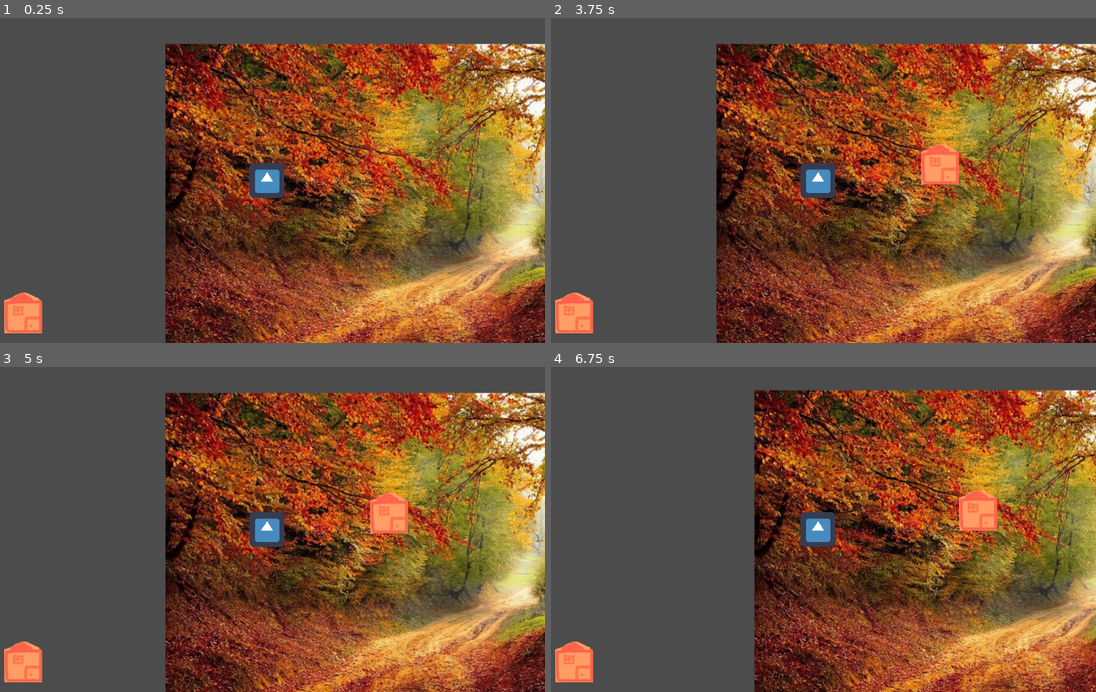
Above: before the commit, frames 1-4 (two rows, left to right).
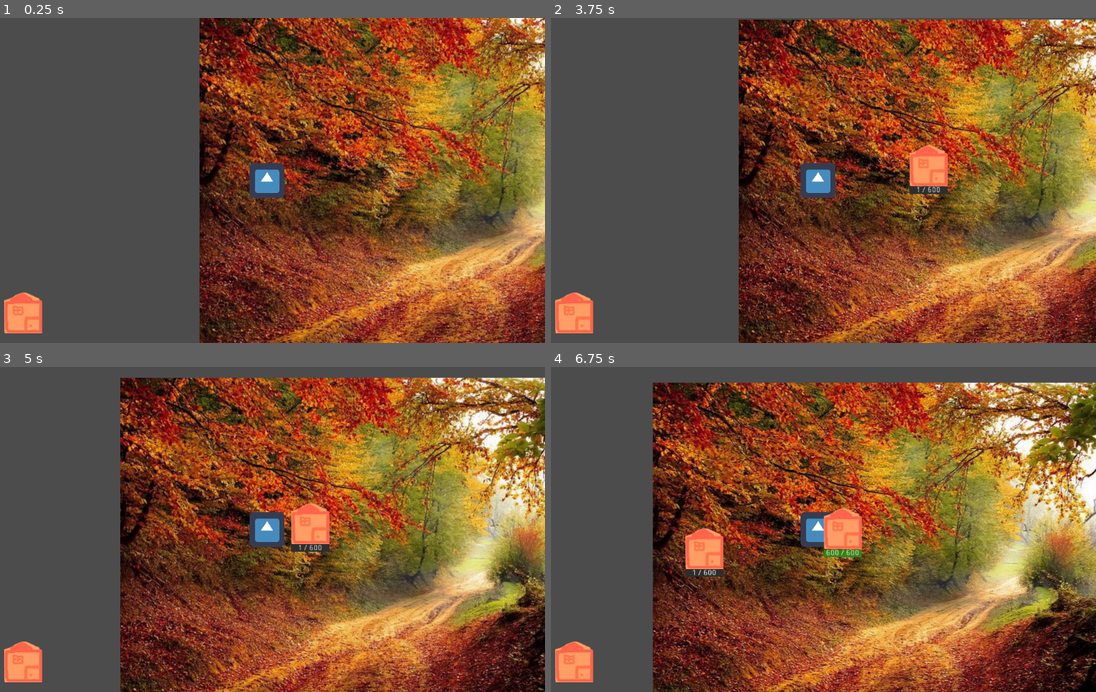
Above: after the commit, the same moments.

Repository: Xinginn/proficio
Game: Godot game, scene res://scenes/Playground/Playground.tscn
The game is run twice, just before and just after one commit, with the same random seed, the same clock (stepped at 60 frames per second) and the same inputs. The engine's default icon, where the game draws it, is replaced by a stand-in: a white triangle on a blue panel in a dark square.
Inputs (mouse positions are in pixels of both pictures, inside the frame that each line leads up to):
- Up to frame 1 (0.25 s): no input
- Up to frame 2 (3.75 s): click (572, 313) at 0.5 s; click (572, 313) at 1.25 s; click (572, 313) at 2 s; tap Enter at 2.75 s; move the mouse to (937, 164) at 2.77 s; click (937, 164) at 2.92 s; click (937, 164) at 3.52 s
- Up to frame 3 (5 s): click (386, 513) at 4.27 s
- Up to frame 4 (6.75 s): click (937, 513) at 5.02 s; tap Space at 5.75 s; move the mouse to (709, 545) at 5.77 s; click (709, 545) at 5.92 s; move the mouse to (872, 458) at 6.52 s; click (872, 458) at 6.67 s

The runs differ from the first frame. In frame 1, 58% of the frame differs, in the area x 30-100%, y 0-100%; in frame 2, 57%; in frame 3, 65%; in frame 4, 71%, in the area x 18-100%, y 4-100%.

Commit message:
construction de building
+hp de building à 1 de base
+barre d'affichage des hp / max de building (manque dynamisation de la position / largeur de la barre selon le sprite)
+arret de l'Actor au contact d'un building
+ajout de hp si l'Actor est owner
+arret d'ajout au départ de l'owner
+base de fonction d'affichage de fenetre de building a l'arrivée si hp plein/fin de construction, et cachage si départ

Diff:
--- a/classes/Equipable/Equipable.gd
+++ /dev/null
@@ -1,10 +0,0 @@
-extends Node
-
-class_name Equipable
-
-var atk
-var def
-var move_speed
-
-var slots = []
-var description_text =  "description par defaut"
--- a/classes/building_data.gd
+++ b/classes/data_holders/building_data.gd
@@ -3,16 +3,15 @@
 class_name BuildingData
 
 var label
-var max_hp
+var max_health
 var stamina
 var resources
 var duration
 var crafts
 
-func _init(_label, _max_hp, _stamina, _resources, _duration = 1.0, _crafts = []):
+func _init(_label, _max_health, _stamina, _resources, _crafts = []):
   label = _label
-  max_hp = _max_hp
+  max_health = _max_health
   stamina = _stamina
   resources = _resources
-  duration = _duration
   crafts = _crafts
--- a/classes/equipable/armors/leather_jacket.gd
+++ b/classes/item/equipable/armors/leather_jacket.gd
@@ -3,6 +3,10 @@
 class_name LeatherJacket
 
 func _init(crafter = null):
+  #valeurs immuables (nom, poids)
+  label = "Veste de cuir"
+  _name = "leather_jacket"
+  weight = 4.0
   # calcul des valeur selon niveau de crafteur
   var base_def = 6
   var base_move_speed = 12
@@ -16,5 +20,3 @@
 
   def = WearAttribute.new(base_def + bonus_def, "light_armor", 0.1)
   move_speed = WearAttribute.new(base_move_speed + bonus_move_speed, "light_armor", 0.05)
-
-  print("créé! def: %s, move_speed:%s" % [def.base_value, move_speed.base_value])
--- /dev/null
+++ b/classes/item/equipable/equipable.gd
@@ -0,0 +1,11 @@
+extends Item
+
+class_name Equipable
+
+var atk: WearAttribute
+var def: WearAttribute
+var move_speed: WearAttribute
+var construction: WearAttribute
+
+var slots: Array = []
+var description_text: String =  "description par defaut"
--- a/classes/equipable/wear_attribute.gd
+++ b/classes/item/equipable/wear_attribute.gd
@@ -2,11 +2,11 @@
 
 class_name WearAttribute
 
-var base_value
+var value
 var attribute_name
 var ratio
 
 func _init(_value, _name, _ratio):
-  base_value = _value
+  value = _value
   attribute_name = _name
   ratio = _ratio
--- /dev/null
+++ b/classes/item/item.gd
@@ -0,0 +1,8 @@
+extends Node
+
+class_name Item
+
+# _name pour la logique interne, label pour l'affichage UI
+var _name: String
+var label: String
+var weight: float
--- a/entities/Actor/Actor.gd
+++ b/entities/Actor/Actor.gd
@@ -1,24 +1,37 @@
 extends KinematicBody2D
+
+class_name Actor
 
 var move_speed: float = 100.0
 var target_position = null
 var velocity = null
 
+# stats
 var def = 1
 var def_xp = 0
+# skills
+var leatherwork = 10
+var leatherwork_xp = 0
+# masteries
+var construction = 20
+var construction_xp = 0
 var light_armor = 20
 var light_armor_xp = 0
-var leatherwork = 10
-var leatherwork_xp = 0
 
-# TODO peut être une classe définie
 var gear = {
-  "body": null
+  "main_hand": null,
+  "secondary_hand": null,
+  "body": null,
+  "head": null,
+  "feet": null,
+  "ring": null
  }
 
 func move_to(coords: Vector2) -> void:
-  print("received move to: ", coords)
   target_position = coords
+
+func stop_moving() -> void:
+  target_position = null
 
 func _physics_process(delta):
   if target_position != null:
@@ -33,19 +46,25 @@
 # puis augmente d'une fraction les compétences des équipements qui ameillorent aussi cette stat
 # ex: gain d'xp de def -> porte une armure légere qui augmente la def -> gain d'xp d'armure legere
 func gain_xp(attr, xp_value):
-  print(attr)
+#  print("xp gain for " + attr)
   # gain de base
   var new_xp = get(attr + "_xp") + xp_value
   set(attr + "_xp", new_xp)
-  print("new_xp de " + attr + ": " + str(get(attr + "_xp")))
-  # gain bonus selon equipement
-  # TODO temporaire, il faudrait boucler sur tous les equipements
-  var armor = gear['body']
-  # on récupère la stat utilisée par l'equipement
-  var wear_attr = armor.get(attr)
-  # on calcule le gain d'xp
-  var xp_gain = xp_value * wear_attr.ratio
-  var total_xp = get(wear_attr.attribute_name + "_xp") + xp_gain
-  # on applique le gain d'xp
-  set(wear_attr.attribute_name + "_xp", total_xp)
-  print("new_xp de " + wear_attr.attribute_name + ": " + str(get(wear_attr.attribute_name + "_xp")))
+#  print("new_xp de " + attr + ": " + str(get(attr + "_xp")))
+  # gain bonus selon equipement boostant la stat
+  for item in gear.values():
+    if item == null:
+      continue
+    # on récupère la stat utilisée par l'equipement
+    var attribute = item.get(attr)
+    if attribute == null:
+      continue
+    if attribute.value == 0:
+      continue
+    # on calcule le gain d'xp
+#    print("trouvé %s boostant la %s" % [item.label, attr])
+    var xp_gain = xp_value * attribute.ratio
+    var total_xp = get(attribute.attribute_name + "_xp") + xp_gain
+    # on applique le gain d'xp
+    set(attribute.attribute_name + "_xp", total_xp)
+#    print("new_xp de " + attribute.attribute_name + ": " + str(get(attribute.attribute_name + "_xp")))
--- a/entities/Actor/Actor.tscn
+++ b/entities/Actor/Actor.tscn
@@ -1,16 +1,16 @@
-[gd_scene load_steps=3 format=2]
+[gd_scene load_steps=4 format=2]
 
 [ext_resource path="res://icon.png" type="Texture" id=1]
 [ext_resource path="res://entities/actor/actor.gd" type="Script" id=2]
 
+[sub_resource type="RectangleShape2D" id=1]
+extents = Vector2( 31.7171, 31.7438 )
 
-
-
-
-
-
-[node name="Citizen" type="KinematicBody2D"]
+[node name="Actor" type="KinematicBody2D"]
 script = ExtResource( 2 )
 
 [node name="Sprite" type="Sprite" parent="."]
 texture = ExtResource( 1 )
+
+[node name="CollisionShape2D" type="CollisionShape2D" parent="."]
+shape = SubResource( 1 )
--- a/entities/Building/Building.gd
+++ b/entities/Building/Building.gd
@@ -1,12 +1,59 @@
-extends TextureRect
+extends Sprite
 
-var health = 500
-var max_health = 500
+class_name Building
+
+onready var health_bar = $HealthBar
+onready var health_bar_label = $HealthBar/Label
+
+var health setget _set_health
+var max_health
 var building_owner = null
 var building_data: BuildingData = null
+var is_building: bool = false
 
-func init(_owner, data, position) -> void:
+signal building_destroyed(building)
+signal building_constructed(building)
+
+func _set_health(value):
+  health = int(clamp(value, 0, max_health))
+  health_bar.value = health
+  health_bar_label.text = "%d / %d" % [health, max_health]
+  if health == 0:
+    emit_signal('building_destroyed', self)
+    queue_free()
+
+func init(_owner, data, pos) -> void:
   building_owner = _owner
   building_data = data
-  rect_global_position = position
-  print(data.crafts)
+  global_position = pos
+  max_health = building_data.max_health + 5 * _owner.construction
+  health_bar.max_value = max_health
+  self.health = 1
+  # TODO set position et largeur health_bar
+
+func display_buidling_window(_visible: bool):
+  print("should toggle building display ", _visible)
+
+func _on_body_entered(body):
+  if body is Actor:
+    body.stop_moving()
+    if body == building_owner:
+      if health < max_health:
+        is_building = true
+      elif body == GameManager.player_actor:
+        display_buidling_window(true)
+
+func _on_body_exited(body):
+  if body == building_owner:
+    is_building = false
+    display_buidling_window(false)
+
+func _process(delta):
+  if is_building:
+    var health_gain = 50 * building_owner.construction * delta
+    self.health += health_gain
+    building_owner.gain_xp("construction", 50 * delta)
+    if health >= max_health:
+      emit_signal('building_constructed', self)
+      is_building = false
+      display_buidling_window(true)
--- a/entities/Building/Building.tscn
+++ b/entities/Building/Building.tscn
@@ -1,24 +1,50 @@
-[gd_scene load_steps=3 format=2]
+[gd_scene load_steps=6 format=2]
 
 [ext_resource path="res://entities/building/building.gd" type="Script" id=1]
 [ext_resource path="res://assets/building_01.png" type="Texture" id=2]
 
-[node name="Building" type="TextureRect"]
-margin_left = -35.0
-margin_top = -37.5
-margin_right = 35.0
-margin_bottom = 37.5
-grow_horizontal = 2
-grow_vertical = 2
+[sub_resource type="StyleBoxFlat" id=1]
+bg_color = Color( 0.203922, 0.517647, 0.0862745, 1 )
+
+[sub_resource type="StyleBoxFlat" id=2]
+bg_color = Color( 0.184314, 0.184314, 0.184314, 1 )
+
+[sub_resource type="RectangleShape2D" id=3]
+extents = Vector2( 20.5116, 17.7397 )
+
+[node name="Building" type="Sprite"]
 texture = ExtResource( 2 )
 script = ExtResource( 1 )
+
+[node name="HealthBar" type="ProgressBar" parent="."]
+margin_left = -35.0
+margin_top = 38.0
+margin_right = 35.0
+margin_bottom = 52.0
+mouse_filter = 2
+custom_styles/fg = SubResource( 1 )
+custom_styles/bg = SubResource( 2 )
+step = 1.0
+value = 40.0
+percent_visible = false
 __meta__ = {
 "_edit_use_anchors_": false
 }
 
-[node name="Button" type="TextureButton" parent="."]
+[node name="Label" type="Label" parent="HealthBar"]
 anchor_right = 1.0
 anchor_bottom = 1.0
+rect_min_size = Vector2( 0, 14 )
+text = "40 / 100"
+align = 1
+valign = 1
 __meta__ = {
 "_edit_use_anchors_": false
 }
+
+[node name="Area2D" type="Area2D" parent="."]
+
+[node name="CollisionShape2D" type="CollisionShape2D" parent="Area2D"]
+shape = SubResource( 3 )
+[connection signal="body_entered" from="Area2D" to="." method="_on_body_entered"]
+[connection signal="body_exited" from="Area2D" to="." method="_on_body_exited"]
--- a/globals/data.gd
+++ b/globals/data.gd
@@ -6,4 +6,4 @@
 func _ready():
   items.append(ItemData.new("leather_jacket", 4, {"leather": 2}))
 
-  buildings.append(BuildingData.new("test", 500, 4, {"wood": 4}, 1.0, ["leather_jacket"]))
+  buildings.append(BuildingData.new("test", 500, 4, {"wood": 4}, ["leather_jacket"]))
--- /dev/null
+++ b/globals/game_manager.gd
@@ -0,0 +1,51 @@
+extends Control
+
+onready var HUD = $HUD
+
+onready var animation_player = $AnimationPlayer
+onready var black_panel = $CanvasLayer/BlackPanel
+
+var rng: RandomNumberGenerator = RandomNumberGenerator.new()
+var save_number: int = 1
+var player_actor = null
+
+signal to_black_finished
+signal from_black_finished
+
+# funcs de transitions
+func to_black(_speed: float = 1.0):
+  animation_player.play('to_black', -1, _speed)
+
+func from_black(_speed: float = 1.0):
+  animation_player.play('from_black', -1, _speed)
+
+# funcs de hide et show HUD
+func hide_HUD() -> void:
+  HUD.hide()
+
+func show_HUD() -> void:
+#  stamina_bar.value = Player.stamina
+#  health_bar.value = Player.health
+#  food_bar.value = Player.food
+  HUD.show()
+
+func change_scene(scene_path: String):
+  to_black()
+  yield(self, 'to_black_finished')
+  get_tree().change_scene(scene_path)
+  from_black()
+
+
+
+func _on_animation_finished(anim_name):
+  emit_signal(anim_name + '_finished')
+
+func _ready():
+#  Player.connect('stamina_changed', self, "_on_stamina_changed")
+#  Player.connect('food_changed', self, "_on_food_changed")
+#  Player.connect('health_changed', self, "_on_health_changed")
+#  Player.connect('max_health_changed', self, "_max_on_health_changed")
+#  Player.connect('money_changed', self, "_on_money_changed")
+#  Player.connect('age_changed', self, "_on_age_changed")
+#  Player.connect('life_span_changed', self, "_on_life_span_changed")
+  rng.randomize()
--- /dev/null
+++ b/globals/game_manager.tscn
@@ -0,0 +1,148 @@
+[gd_scene load_steps=10 format=2]
+
+[ext_resource path="res://globals/game_manager.gd" type="Script" id=2]
+
+[sub_resource type="Animation" id=1]
+resource_name = "from_black"
+tracks/0/type = "value"
+tracks/0/path = NodePath("CanvasLayer/BlackPanel:modulate")
+tracks/0/interp = 1
+tracks/0/loop_wrap = true
+tracks/0/imported = false
+tracks/0/enabled = true
+tracks/0/keys = {
+"times": PoolRealArray( 0, 1 ),
+"transitions": PoolRealArray( 1, 1 ),
+"update": 0,
+"values": [ Color( 1, 1, 1, 1 ), Color( 1, 1, 1, 0 ) ]
+}
+
+[sub_resource type="Animation" id=2]
+tracks/0/type = "value"
+tracks/0/path = NodePath("CanvasLayer/BlackPanel:modulate")
+tracks/0/interp = 1
+tracks/0/loop_wrap = true
+tracks/0/imported = false
+tracks/0/enabled = true
+tracks/0/keys = {
+"times": PoolRealArray( 0, 1 ),
+"transitions": PoolRealArray( 1, 1 ),
+"update": 0,
+"values": [ Color( 1, 1, 1, 0 ), Color( 1, 1, 1, 1 ) ]
+}
+
+[sub_resource type="StyleBoxFlat" id=3]
+bg_color = Color( 0, 0, 0, 1 )
+
+[sub_resource type="StyleBoxFlat" id=4]
+bg_color = Color( 0.854902, 0.784314, 0.188235, 1 )
+
+[sub_resource type="StyleBoxFlat" id=5]
+
+[sub_resource type="StyleBoxFlat" id=6]
+bg_color = Color( 0.788235, 0.2, 0.152941, 1 )
+
+[sub_resource type="StyleBoxFlat" id=7]
+bg_color = Color( 0.215686, 0.596078, 0.109804, 1 )
+
+[sub_resource type="StyleBoxFlat" id=8]
+
+[node name="GameManager" type="Control"]
+anchor_right = 1.0
+anchor_bottom = 1.0
+mouse_filter = 2
+script = ExtResource( 2 )
+__meta__ = {
+"_edit_use_anchors_": false
+}
+
+[node name="AnimationPlayer" type="AnimationPlayer" parent="."]
+anims/from_black = SubResource( 1 )
+anims/to_black = SubResource( 2 )
+
+[node name="CanvasLayer" type="CanvasLayer" parent="."]
+layer = 10
+
+[node name="BlackPanel" type="Panel" parent="CanvasLayer"]
+modulate = Color( 1, 1, 1, 0 )
+anchor_right = 1.0
+anchor_bottom = 1.0
+mouse_filter = 2
+custom_styles/panel = SubResource( 3 )
+__meta__ = {
+"_edit_use_anchors_": false
+}
+
+[node name="HUD" type="Control" parent="."]
+visible = false
+
+[node name="Icons" type="HBoxContainer" parent="HUD"]
+visible = false
+anchor_right = 1.0
+margin_right = 1028.0
+margin_bottom = 80.0
+mouse_filter = 2
+__meta__ = {
+"_edit_use_anchors_": false
+}
+
+[node name="StaminaIcon" type="TextureRect" parent="HUD/Icons"]
+margin_top = 40.0
+margin_bottom = 40.0
+size_flags_vertical = 4
+
+[node name="StaminaBar" type="ProgressBar" parent="HUD/Icons"]
+margin_left = 4.0
+margin_top = 28.0
+margin_right = 244.0
+margin_bottom = 52.0
+rect_min_size = Vector2( 240, 24 )
+size_flags_vertical = 4
+custom_styles/fg = SubResource( 4 )
+custom_styles/bg = SubResource( 5 )
+step = 1.0
+value = 40.0
+percent_visible = false
+
+[node name="FoodIcon" type="TextureRect" parent="HUD/Icons"]
+margin_left = 248.0
+margin_top = 8.0
+margin_right = 312.0
+margin_bottom = 72.0
+rect_min_size = Vector2( 64, 64 )
+size_flags_vertical = 4
+stretch_mode = 1
+
+[node name="FoodBar" type="ProgressBar" parent="HUD/Icons"]
+margin_left = 316.0
+margin_top = 28.0
+margin_right = 556.0
+margin_bottom = 52.0
+rect_min_size = Vector2( 240, 24 )
+size_flags_vertical = 4
+custom_styles/fg = SubResource( 6 )
+custom_styles/bg = SubResource( 5 )
+step = 1.0
+value = 40.0
+percent_visible = false
+
+[node name="HealthIcon" type="TextureRect" parent="HUD/Icons"]
+margin_left = 560.0
+margin_top = 40.0
+margin_right = 560.0
+margin_bottom = 40.0
+size_flags_vertical = 4
+
+[node name="HealthBar" type="ProgressBar" parent="HUD/Icons"]
+margin_left = 564.0
+margin_top = 28.0
+margin_right = 804.0
+margin_bottom = 52.0
+rect_min_size = Vector2( 240, 24 )
+size_flags_vertical = 4
+custom_styles/fg = SubResource( 7 )
+custom_styles/bg = SubResource( 8 )
+step = 1.0
+value = 40.0
+percent_visible = false
+[connection signal="animation_finished" from="AnimationPlayer" to="." method="_on_animation_finished"]
--- a/project.godot
+++ b/project.godot
@@ -9,34 +9,52 @@
 config_version=4
 
 _global_script_classes=[ {
+"base": "KinematicBody2D",
+"class": "Actor",
+"language": "GDScript",
+"path": "res://entities/actor/actor.gd"
+}, {
+"base": "Sprite",
+"class": "Building",
+"language": "GDScript",
+"path": "res://entities/building/building.gd"
+}, {
 "base": "Node",
 "class": "BuildingData",
 "language": "GDScript",
-"path": "res://classes/building_data.gd"
+"path": "res://classes/data_holders/building_data.gd"
+}, {
+"base": "Item",
+"class": "Equipable",
+"language": "GDScript",
+"path": "res://classes/item/equipable/equipable.gd"
 }, {
 "base": "Node",
-"class": "Equipable",
+"class": "Item",
 "language": "GDScript",
-"path": "res://classes/equipable/equipable.gd"
+"path": "res://classes/item/item.gd"
 }, {
 "base": "Node",
 "class": "ItemData",
 "language": "GDScript",
-"path": "res://classes/item_data.gd"
+"path": "res://classes/data_holders/craft_data.gd"
 }, {
 "base": "Equipable",
 "class": "LeatherJacket",
 "language": "GDScript",
-"path": "res://classes/equipable/armors/leather_jacket.gd"
+"path": "res://classes/item/equipable/armors/leather_jacket.gd"
 }, {
 "base": "Node",
 "class": "WearAttribute",
 "language": "GDScript",
-"path": "res://classes/equipable/wear_attribute.gd"
+"path": "res://classes/item/equipable/wear_attribute.gd"
 } ]
 _global_script_class_icons={
+"Actor": "",
+"Building": "",
 "BuildingData": "",
 "Equipable": "",
+"Item": "",
 "ItemData": "",
 "LeatherJacket": "",
 "WearAttribute": ""
@@ -51,6 +69,7 @@
 [autoload]
 
 Data="*res://globals/data.gd"
+GameManager="*res://globals/game_manager.tscn"
 
 [rendering]
 
--- a/scenes/Playground/Playground.gd
+++ b/scenes/Playground/Playground.gd
@@ -2,7 +2,7 @@
 
 const building_scene: PackedScene = preload('res://entities/building/building.tscn')
 
-onready var player = $BG/Citizen
+onready var player = $World/Player
 onready var building_ghost = $BuildingGhost
 
 onready var buildings_holder = $BuildingsHolder
@@ -23,8 +23,7 @@
 func place_building() -> void:
   var new_building = building_scene.instance()
   buildings_holder.add_child(new_building)
-  var pos = get_global_mouse_position() - new_building.rect_size / 2.0
-  new_building.init(player, type_to_build, pos)
+  new_building.init(player, type_to_build, get_global_mouse_position())
   build_mode_off()
 
 func _unhandled_input(event):
@@ -47,3 +46,4 @@
   var new_armor = LeatherJacket.new()
   player.gear['body'] = new_armor
   player.gain_xp("def", 4)
+  GameManager.player_actor = player
--- a/scenes/Playground/Playground.tscn
+++ b/scenes/Playground/Playground.tscn
@@ -6,26 +6,29 @@
 [ext_resource path="res://assets/building_01.png" type="Texture" id=4]
 [ext_resource path="res://entities/building_button/building_button.tscn" type="PackedScene" id=5]
 
+[sub_resource type="RectangleShape2D" id=1]
+extents = Vector2( 312.9, 10 )
+
 [node name="Playground" type="Node2D"]
 script = ExtResource( 3 )
 
-[node name="BG" type="Sprite" parent="."]
+[node name="World" type="Sprite" parent="."]
 texture = ExtResource( 1 )
 centered = false
 
-[node name="Citizen" parent="BG" instance=ExtResource( 2 )]
-position = Vector2( 187.288, 251.716 )
+[node name="Player" parent="World" instance=ExtResource( 2 )]
+position = Vector2( 124.359, 299.661 )
 
-[node name="Camera2D" type="Camera2D" parent="BG/Citizen"]
+[node name="Camera2D" type="Camera2D" parent="World/Player"]
 current = true
 
-[node name="BuildingButton" parent="BG/Citizen/Camera2D" instance=ExtResource( 5 )]
+[node name="BuildingButton" parent="World/Player/Camera2D" instance=ExtResource( 5 )]
 margin_left = -483.953
 margin_top = 206.766
 margin_right = -413.953
 margin_bottom = 281.766
 
-[node name="CraftList" type="VBoxContainer" parent="BG/Citizen/Camera2D"]
+[node name="CraftList" type="VBoxContainer" parent="World/Player/Camera2D"]
 margin_left = 318.498
 margin_top = -87.4915
 margin_right = 491.498
@@ -40,4 +43,11 @@
 texture = ExtResource( 4 )
 
 [node name="BuildingsHolder" type="Node2D" parent="."]
-[connection signal="pressed" from="BG/Citizen/Camera2D/BuildingButton" to="." method="build_mode_on"]
+
+[node name="Area2D" type="Area2D" parent="."]
+input_pickable = false
+
+[node name="CollisionShape2D" type="CollisionShape2D" parent="Area2D"]
+position = Vector2( 45.4084, 153.043 )
+shape = SubResource( 1 )
+[connection signal="pressed" from="World/Player/Camera2D/BuildingButton" to="." method="build_mode_on"]
Renamed: classes/item_data.gd -> classes/data_holders/craft_data.gd
Renamed: classes/equipable/weapons/short_sword.gd -> classes/item/equipable/weapons/short_sword.gd
Not shown: 1 places in scenes/Playground/Playground.tscn that only renumber resources
